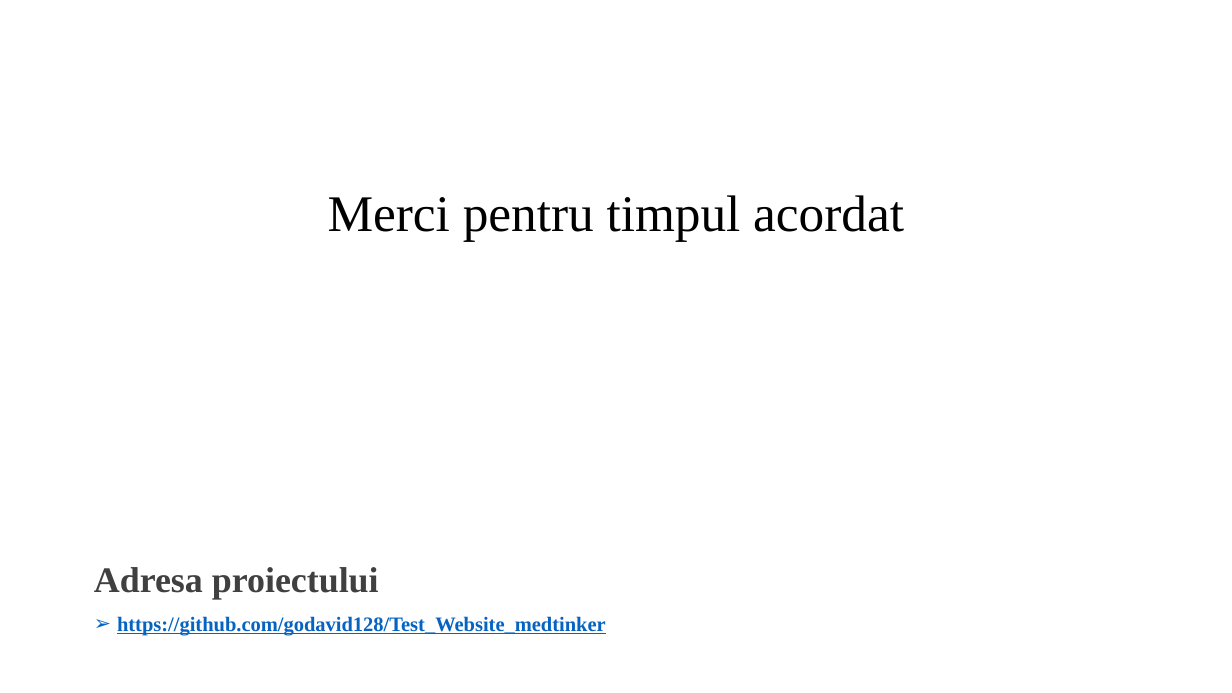
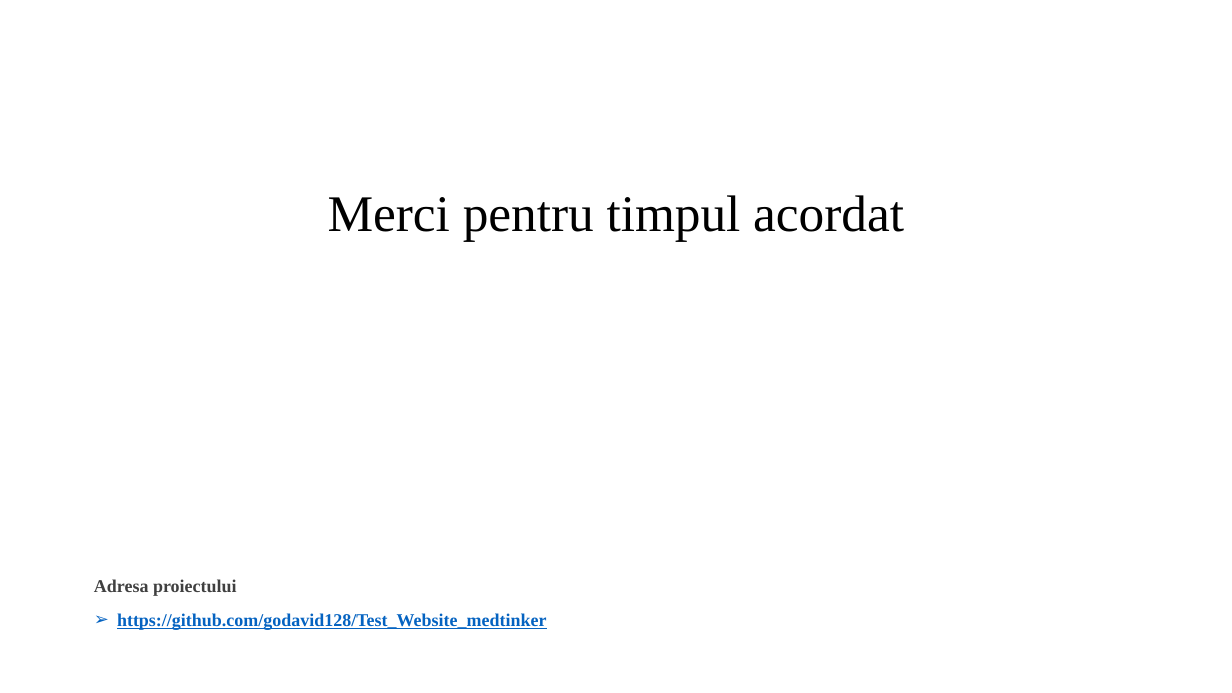
Before and after one commit to godavid128/Test_Website_medtinker, a slide deck: slide 15 of PROIECT FINAL - GORODETCHI DAVID.pptx. Drawn at 1232x693 pixels with LibreOffice and Linux fonts; fonts in the diff are those of the drawing; background and template pictures are left out. Boxes give left, top, right and bottom in pixels: in the first picture for what was removed or moved away, otherwise in the second. Text is boxed around its words. In the diff, an @@ line names an element or a change of style, - is before the commit and + after.

```diff
--- a/PROIECT FINAL - GORODETCHI DAVID.pptx
+++ b/PROIECT FINAL - GORODETCHI DAVID.pptx
@@ text "Adresa proiectului" at <box>94,579,546,630</box>: size 28 to 14 pt in "Adresa proiectului"; size 16 to 14 pt in "https://github.com/godavid128/Test_Website_medtinker"; line spacing 0.9 to 1 @@
```
Also in this commit, not shown: 11 other slides changed.
